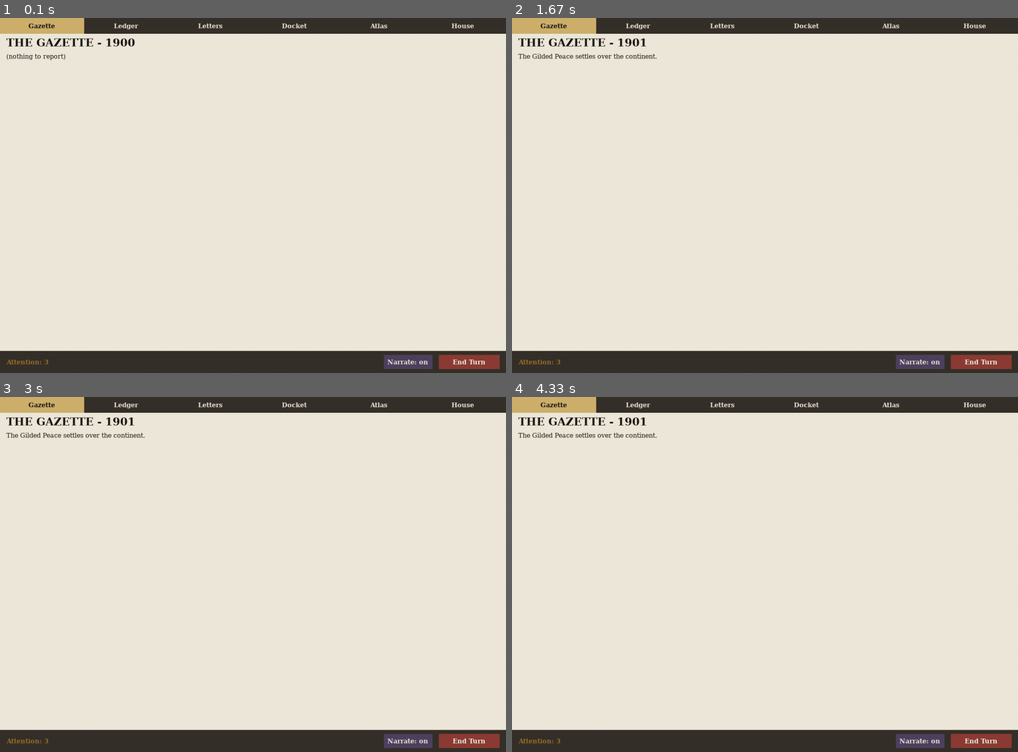
Above: before the commit, frames 1-4 (two rows, left to right).
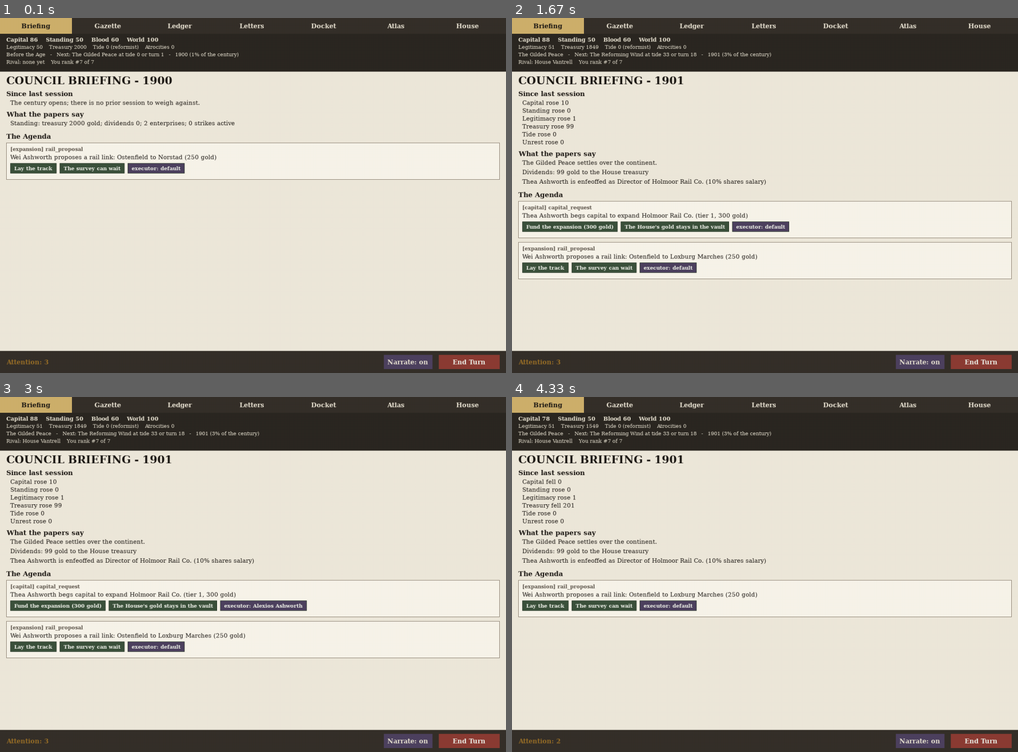
Above: after the commit, the same moments.

Repository: civersen222/Guilded-Age
Game: pygame game, started from gilded/__main__.py
Two runs of this game, one before a commit and one after it. Both use one fixed random seed, a clock stepped at 60 frames per second and the inputs below.
Inputs (mouse positions are in pixels of both pictures, inside the frame that each line leads up to):
- Up to frame 1 (0.1 s): no input
- Up to frame 2 (1.67 s): click (547, 167) at 0.38 s, where only the run after the commit has a clickable "Lay the track"; click "Gazette" at 0.72 s; click (608, 142) at 1.05 s; click "End Turn" at 1.38 s
- Up to frame 3 (3 s): click (247, 606) at 2.72 s, where only the run after the commit has a clickable "executor: default"
- Up to frame 4 (4.33 s): click (598, 610) at 4.05 s

The runs differ from the first frame. In frame 1, 14% of the frame differs, in the area x 0-100%, y 0-46%; in frame 2, 17%; in frame 3, 17%, in the area x 0-100%, y 0-74%; in frame 4, 15%.

Commit message:
feat(gilded): Stage 1 the Frame - live scoreboard read-model, persistent HUD, Council Briefing

Diff:
--- /dev/null
+++ b/gilded/dashboard.py
@@ -0,0 +1,152 @@
+"""Stage 1 read-model (the Frame): the live scoreboard for one House.
+
+`scoreboard(game, house)` computes the four judgment axes, the Tide, the era,
+the treasury/legitimacy, and where the House ranks — all by *reading* the game,
+never mutating it. It reuses `endings._axis_*` so the mid-game meters are the
+exact numbers the final judgment reports. `delta(prev, curr)` diffs two boards
+for the "Since last session" feed. Pure and deterministic: no RNG, no pygame,
+no game mutation. The UI consumes it exactly as it consumes `papers.compose`.
+"""
+
+from __future__ import annotations
+
+from dataclasses import dataclass
+from typing import Dict, Optional
+
+from gilded.chassis import TURN_BUDGET, year_of
+from gilded.endings import (
+    _axis_blood, _axis_capital, _axis_standing, _axis_world)
+from gilded.saga.content.eras import ERAS
+
+AXIS_NAMES = ("capital", "standing", "blood", "world")
+
+
+@dataclass(frozen=True)
+class Scoreboard:
+    year: int
+    turn: int
+    century_pct: float
+    era_idx: int
+    era_title: str
+    next_era: str
+    axes: Dict[str, float]
+    legitimacy: float
+    prestige: float
+    treasury: float
+    tide_level: float
+    tide_phase: str
+    atrocities: float
+    rival_name: Optional[str]
+    rival_axes: Optional[Dict[str, float]]
+    rank: int
+    unrest_avg: float
+
+
+def _axes_for(game, house_name: str) -> Dict[str, float]:
+    return {
+        "capital": _axis_capital(game, house_name),
+        "standing": _axis_standing(game, house_name),
+        "blood": _axis_blood(game, house_name)[0],
+        "world": _axis_world(game, house_name)[0],
+    }
+
+
+def _composite(axes: Dict[str, float]) -> float:
+    return sum(axes[k] for k in AXIS_NAMES) / len(AXIS_NAMES)
+
+
+def _era_fields(game):
+    idx = game.director.age_idx
+    if idx < 0:
+        title = "Before the Age"
+    elif idx < len(ERAS):
+        title = ERAS[idx].title
+    else:
+        title = ERAS[-1].title
+    nxt = idx + 1
+    if 0 <= nxt < len(ERAS):
+        e = ERAS[nxt]
+        hint = f"Next: {e.title} at tide {e.tide:.0f} or turn {e.turn}"
+    else:
+        hint = "the final age"
+    return idx, title, hint
+
+
+def scoreboard(game, house_name: str) -> Scoreboard:
+    axes = _axes_for(game, house_name)
+
+    # Rank all houses by composite (descending), ties broken by name ascending.
+    order = [
+        h for _neg, h in sorted(
+            ((-_composite(_axes_for(game, h)), h) for h in game.houses),
+            key=lambda t: (t[0], t[1]))
+    ]
+    rank = order.index(house_name) + 1
+
+    rival = game.director.rival
+    rival_axes = _axes_for(game, rival) if rival else None
+
+    provs = game.provinces_of(house_name)
+    unrest_avg = (sum(p.unrest for p in provs) / len(provs)) if provs else 0.0
+
+    era_idx, era_title, next_era = _era_fields(game)
+    house = game.houses[house_name]
+    return Scoreboard(
+        year=year_of(game.turn),
+        turn=game.turn,
+        century_pct=max(0.0, min(1.0, game.turn / TURN_BUDGET)),
+        era_idx=era_idx,
+        era_title=era_title,
+        next_era=next_era,
+        axes=axes,
+        legitimacy=game.legitimacy.get(house_name, 0.0),
+        prestige=house.prestige,
+        treasury=house.treasury,
+        tide_level=game.tide.level,
+        tide_phase=game.tide.phase(),
+        atrocities=game.tide.atrocities,
+        rival_name=rival,
+        rival_axes=rival_axes,
+        rank=rank,
+        unrest_avg=unrest_avg,
+    )
+
+
+@dataclass(frozen=True)
+class MetricDelta:
+    change: float
+    direction: int   # -1 fell, 0 flat, +1 rose
+
+
+@dataclass(frozen=True)
+class Delta:
+    first_session: bool
+    axes: Dict[str, MetricDelta]
+    legitimacy: MetricDelta
+    treasury: MetricDelta
+    tide_level: MetricDelta
+    unrest_avg: MetricDelta
+    rank: MetricDelta
+
+
+def _md(prev: float, curr: float) -> MetricDelta:
+    change = curr - prev
+    direction = (change > 0) - (change < 0)
+    return MetricDelta(change, direction)
+
+
+def delta(prev: Optional[Scoreboard], curr: Scoreboard) -> Delta:
+    if prev is None:
+        zero = MetricDelta(0.0, 0)
+        return Delta(True, {k: zero for k in AXIS_NAMES},
+                     zero, zero, zero, zero, zero)
+    return Delta(
+        False,
+        {k: _md(prev.axes[k], curr.axes[k]) for k in AXIS_NAMES},
+        _md(prev.legitimacy, curr.legitimacy),
+        _md(prev.treasury, curr.treasury),
+        _md(prev.tide_level, curr.tide_level),
+        _md(prev.unrest_avg, curr.unrest_avg),
+        # rank is 1 = best; a negative change means standing improved.
+        _md(float(prev.rank), float(curr.rank)),
+    )
--- /dev/null
+++ b/gilded/tests/test_dashboard.py
@@ -0,0 +1,87 @@
+"""Stage 1 read-model: the scoreboard and its turn-over-turn delta."""
+
+import os
+
+os.environ.setdefault("SDL_VIDEODRIVER", "dummy")
+
+from gilded.chassis import GildedGame, TURN_BUDGET
+from gilded.dashboard import Delta, Scoreboard, delta, scoreboard
+from gilded.endings import judge
+
+
+def _game():
+    g = GildedGame(seed=42)
+    h = sorted(g.houses)[0]
+    g.houses[h].is_player = True
+    return g, h
+
+
+def test_scoreboard_fields_in_range():
+    g, h = _game()
+    b = scoreboard(g, h)
+    assert isinstance(b, Scoreboard)
+    for k in ("capital", "standing", "blood", "world"):
+        assert 0.0 <= b.axes[k] <= 100.0
+    assert 0.0 <= b.century_pct <= 1.0
+    assert b.turn == g.turn
+    assert 1 <= b.rank <= len(g.houses)
+    assert b.tide_phase in ("reformist", "socialist", "revolutionary")
+
+
+def test_axes_match_judgment_numbers():
+    # The mid-game meters must be the *same numbers* the final judgment uses.
+    g, h = _game()
+    g.turn = TURN_BUDGET + 1
+    ep = judge(g, h)
+    b = scoreboard(g, h)
+    for k in ("capital", "standing", "blood", "world"):
+        assert abs(b.axes[k] - ep.axes[k]) < 1e-9
+
+
+def test_scoreboard_does_not_mutate_game():
+    g, h = _game()
+    before = (g.turn, g.tide.level, g.tide.atrocities,
+              dict(g.legitimacy),
+              {n: g.houses[n].treasury for n in g.houses})
+    scoreboard(g, h)
+    after = (g.turn, g.tide.level, g.tide.atrocities,
+             dict(g.legitimacy),
+             {n: g.houses[n].treasury for n in g.houses})
+    assert before == after
+
+
+def test_rank_is_a_stable_permutation():
+    g, h = _game()
+    ranks = {n: scoreboard(g, n).rank for n in g.houses}
+    assert sorted(ranks.values()) == list(range(1, len(g.houses) + 1))
+
+
+def test_era_before_the_age_on_fresh_game():
+    # The Director only observes inside end_turn, so a fresh game is pre-Age.
+    g, h = _game()
+    b = scoreboard(g, h)
+    assert b.era_idx == -1
+    assert b.era_title == "Before the Age"
+
+
+def test_delta_first_session_is_zero():
+    g, h = _game()
+    b = scoreboard(g, h)
+    d = delta(None, b)
+    assert isinstance(d, Delta)
+    assert d.first_session
+    assert d.legitimacy.change == 0.0 and d.legitimacy.direction == 0
+    for k in ("capital", "standing", "blood", "world"):
+        assert d.axes[k].change == 0.0 and d.axes[k].direction == 0
+
+
+def test_delta_reports_signed_change():
+    g, h = _game()
+    b0 = scoreboard(g, h)
+    g.end_turn()
+    b1 = scoreboard(g, h)
+    d = delta(b0, b1)
+    assert not d.first_session
+    assert abs(d.tide_level.change - (b1.tide_level - b0.tide_level)) < 1e-9
+    expect = (b1.treasury > b0.treasury) - (b1.treasury < b0.treasury)
+    assert d.treasury.direction == expect
--- a/gilded/tests/test_ui_app.py
+++ b/gilded/tests/test_ui_app.py
@@ -60,3 +60,13 @@
     path = app._quicksave(state)
     assert os.path.exists(path)
     assert state.game.docket_by_house      # the docket is restored after saving
+
+
+def test_end_turn_lands_on_briefing_and_records_prev_board():
+    state = _state()
+    state.view.active_tab = "House"
+    turn = state.game.turn
+    app._apply_action(state, {"end_turn": True})
+    assert state.game.turn == turn + 1
+    assert state.view.active_tab == "Briefing"
+    assert state.view.prev_board is not None
--- a/gilded/tests/test_ui_broadsheet.py
+++ b/gilded/tests/test_ui_broadsheet.py
@@ -17,7 +17,34 @@
 
 
 def test_tabs_shape():
-    assert TABS == ("Gazette", "Ledger", "Letters", "Docket", "Atlas", "House")
+    assert TABS == ("Briefing", "Gazette", "Ledger", "Letters",
+                    "Docket", "Atlas", "House")
+
+
+def test_hud_rides_above_every_tab():
+    g, v = _view()
+    surf = pygame.Surface((1280, 900))
+    for tab in TABS:
+        v.active_tab = tab
+        v.draw(surf)   # the HUD is drawn on every tab; must not crash
+
+
+def test_briefing_is_the_default_view():
+    g, v = _view()
+    assert v.active_tab == "Briefing"
+
+
+def test_briefing_agenda_rules_a_petition():
+    g, v = _view()
+    v.active_tab = "Briefing"
+    surf = pygame.Surface((1280, 900))
+    v.draw(surf)
+    assert v._option_hits, "the briefing surfaces the docket as an Agenda"
+    rect, action = v._option_hits[0]
+    result = v.handle_click(rect.center)
+    assert result is not None and "rule" in result
+    pid, key, exec_id = result["rule"]
+    assert any(p.pid == pid for p in g.docket_by_house[v.house])
 
 
 def test_every_tab_draws_headless():
--- a/gilded/ui/app.py
+++ b/gilded/ui/app.py
@@ -21,6 +21,7 @@
 
 from gilded.ai import _executor_for
 from gilded.chassis import GildedGame
+from gilded.dashboard import scoreboard
 from gilded.docket import rule as docket_rule
 from gilded.saga.narrator import select_narrator
 from gilded.ui.broadsheet import BroadsheetView
@@ -76,7 +77,10 @@
         return
     if action.get("end_turn"):
         if g.game_over is None:
+            pre = scoreboard(g, h)            # the board the council closed on
             g.end_turn()
+            state.view.prev_board = pre       # non-invasive snapshot for the feed
+            state.view.active_tab = "Briefing"
         return
     if "rule" in action:
         pid, option_key, exec_id = action["rule"]
--- a/gilded/ui/broadsheet.py
+++ b/gilded/ui/broadsheet.py
@@ -1,10 +1,14 @@
-"""The broadsheet screens (mission G22): the century read as a newspaper.
-
-BroadsheetView renders one House's world across six tabs. The paper tabs
-(Gazette, Ledger, Letters) set papers.compose() in wrapped serif columns; the
-Docket tab lays each petition out as a card with option buttons, an executor
-cycle, and the attention still in hand; the Atlas tab hands off to atlas_view;
-the House tab shows the court and the standing of the realm.
+"""The broadsheet screens (mission G22, Stage 1 reframe): the century read as a
+newspaper, now fronted by a persistent scoreboard HUD and a Council briefing.
+
+BroadsheetView renders one House's world across seven tabs. A HUD strip (the
+Stage 1 read-model) rides above every tab so the four axes, the Tide, the era,
+and the House's rank are always on screen. The Briefing tab is the landing view
+each turn: the "Since last session" delta feed, the turn's papers, and the
+docket surfaced as an Agenda. The paper tabs (Gazette, Ledger, Letters) set
+papers.compose() in wrapped serif columns; the Docket tab and the Agenda share
+one petition-card renderer; the Atlas tab hands off to atlas_view; the House tab
+shows the court and the standing of the realm.
 
 The view is a CLIENT. handle_click() never touches the game - it returns an
 action dict (or None) and lets app.py apply it. Executor cycling is the one
@@ -18,14 +22,16 @@
 
 import pygame
 
+from gilded.dashboard import delta, scoreboard
 from gilded.papers import compose
 from gilded.saga.narrator import NarratorTemplated
 from gilded.ui.atlas_view import (
     OCEAN_COLOR, draw_atlas, pick_province, province_panel_lines)
 
-TABS = ("Gazette", "Ledger", "Letters", "Docket", "Atlas", "House")
+TABS = ("Briefing", "Gazette", "Ledger", "Letters", "Docket", "Atlas", "House")
 
 TAB_H = 40
+HUD_H = 96
 BOTTOM_H = 56
 PAD = 16
 
@@ -35,6 +41,8 @@
 TAB_BG = (54, 48, 42)
 TAB_ACTIVE = (206, 176, 108)
 TAB_TEXT = (232, 226, 210)
+HUD_BG = (44, 40, 34)
+HUD_INK = (232, 226, 210)
 CARD_BG = (248, 244, 234)
 CARD_EDGE = (120, 108, 92)
 BUTTON_BG = (60, 82, 60)
@@ -84,6 +92,9 @@
         self.narrate_on = True
         self.active_tab = TABS[0]
         self.selected_pid: Optional[int] = None
+        # the previous turn's board, retained by app.py across end_turn so the
+        # briefing can show "since last session"; None means first session.
+        self.prev_board = None
         # per-petition executor choice: an index into that card's candidate
         # list, where index 0 means "let the game pick the seat's default".
         self._exec_idx: Dict[int, int] = {}
@@ -120,9 +131,12 @@
         self._option_hits = []
         self._exec_hits = []
         surface.fill(PAPER_BG)
-        content = pygame.Rect(0, TAB_H, self._w, self._h - TAB_H - BOTTOM_H)
-
-        if self.active_tab == "Atlas":
+        content = pygame.Rect(0, TAB_H + HUD_H, self._w,
+                              self._h - TAB_H - HUD_H - BOTTOM_H)
+
+        if self.active_tab == "Briefing":
+            self._draw_briefing(surface, content)
+        elif self.active_tab == "Atlas":
             self._draw_atlas(surface)
         elif self.active_tab in ("Gazette", "Ledger", "Letters"):
             self._draw_paper(surface, content)
@@ -132,6 +146,7 @@
             self._draw_house(surface, content)
 
         self._draw_tab_bar(surface)
+        self._draw_hud(surface)
         self._draw_bottom_bar(surface)
 
     def _draw_tab_bar(self, surface) -> None:
@@ -148,6 +163,36 @@
                                 INK if name == self.active_tab else TAB_TEXT)
             surface.blit(label, (rect.centerx - label.get_width() / 2,
                                  rect.centery - label.get_height() / 2))
+
+    def _draw_hud(self, surface) -> None:
+        b = scoreboard(self.game, self.house)
+        y0 = TAB_H
+        pygame.draw.rect(surface, HUD_BG, (0, y0, self._w, HUD_H))
+        strong = _font(16, bold=True)
+        fs = _font(15)
+        line_h = fs.get_height() + 3
+        x = PAD
+        y = y0 + 6
+        axis_str = "    ".join(
+            f"{name.capitalize()} {b.axes[name]:.0f}"
+            for name in ("capital", "standing", "blood", "world"))
+        surface.blit(strong.render(axis_str, True, HUD_INK), (x, y))
+        y += line_h
+        surface.blit(fs.render(
+            f"Legitimacy {b.legitimacy:.0f}    Treasury {b.treasury:.0f}    "
+            f"Tide {b.tide_level:.0f} ({b.tide_phase})    "
+            f"Atrocities {b.atrocities:.0f}", True, HUD_INK), (x, y))
+        y += line_h
+        surface.blit(fs.render(
+            f"{b.era_title}   -   {b.next_era}   -   "
+            f"{b.year} ({b.century_pct * 100:.0f}% of the century)",
+            True, HUD_INK), (x, y))
+        y += line_h
+        rival = (f"Rival: House {b.rival_name}" if b.rival_name
+                 else "Rival: none yet")
+        surface.blit(fs.render(
+            f"{rival}    You rank #{b.rank} of {len(self.game.houses)}",
+            True, HUD_INK), (x, y))
 
     def _draw_bottom_bar(self, surface) -> None:
         y = self._h - BOTTOM_H
@@ -171,33 +216,74 @@
         surface.blit(et, (rect.centerx - et.get_width() / 2,
                           rect.centery - et.get_height() / 2))
 
-    def _draw_paper(self, surface, content: pygame.Rect) -> None:
+    # --- the Council briefing ------------------------------------------------
+
+    def _delta_lines(self, d, board) -> List[str]:
+        if d.first_session:
+            return ["The century opens; there is no prior "
+                    "session to weigh against."]
+        out: List[str] = []
+
+        def cue(md):
+            return "rose" if md.direction > 0 else "fell"
+
+        for name in ("capital", "standing", "blood", "world"):
+            md = d.axes[name]
+            if md.direction:
+                out.append(f"{name.capitalize()} {cue(md)} {abs(md.change):.0f}")
+        pairs = (("Legitimacy", d.legitimacy), ("Treasury", d.treasury),
+                 ("Tide", d.tide_level), ("Unrest", d.unrest_avg))
+        for label, md in pairs:
+            if md.direction:
+                out.append(f"{label} {cue(md)} {abs(md.change):.0f}")
+        if d.rank.direction:
+            moved = "improved" if d.rank.change < 0 else "slipped"
+            out.append(f"Your standing {moved} to rank #{board.rank}")
+        if not out:
+            out.append("A quiet turn; nothing of note moved.")
+        return out
+
+    def _draw_briefing(self, surface, content: pygame.Rect) -> None:
+        board = scoreboard(self.game, self.house)
+        d = delta(self.prev_board, board)
+        title = _font(30, bold=True).render(
+            f"COUNCIL BRIEFING - {board.year}", True, INK)
+        surface.blit(title, (PAD, content.y + 6))
+        y = content.y + 6 + title.get_height() + 8
+        head = _font(19, bold=True)
+        body = _font(17)
+        width = content.width - 2 * PAD
+
+        surface.blit(head.render("Since last session", True, INK), (PAD, y))
+        y += head.get_height() + 4
+        for line in self._delta_lines(d, board):
+            surface.blit(body.render(line, True, INK), (PAD + 10, y))
+            y += body.get_height() + 2
+        y += 8
+
         report = compose(self.game, self.house)
-        if self.narrate_on and self.active_tab == "Gazette":
-            report = self.narrator.render(report, self.game.director, self.game)
-        items = {"Gazette": report.gazette, "Ledger": report.ledger,
-                 "Letters": report.letters}[self.active_tab]
-        head = _font(30, bold=True).render(
-            f"THE {self.active_tab.upper()} - {report.year}", True, INK)
-        surface.blit(head, (PAD, content.y + 6))
-        body = _font(18)
-        y = content.y + 6 + head.get_height() + 10
-        width = content.width - 2 * PAD
-        if not items:
-            items = ["(nothing to report)"]
-        for item in items:
-            for line in _wrap(item, body, width):
-                if y > content.bottom - 20:
-                    return
-                surface.blit(body.render(line, True, INK), (PAD, y))
-                y += body.get_height() + 2
-            y += 6
-
-    def _draw_docket(self, surface, content: pygame.Rect) -> None:
+        events = report.gazette[:2] + report.ledger[:2] + report.letters[:1]
+        if events:
+            surface.blit(head.render("What the papers say", True, INK), (PAD, y))
+            y += head.get_height() + 4
+            for ev in events:
+                for line in _wrap(ev, body, width - 10):
+                    if y > content.bottom - 170:
+                        break
+                    surface.blit(body.render(line, True, INK), (PAD + 10, y))
+                    y += body.get_height() + 2
+                y += 4
+        y += 8
+
+        surface.blit(head.render("The Agenda", True, INK), (PAD, y))
+        y += head.get_height() + 6
+        self._draw_petition_cards(surface, content, y)
+
+    # --- shared petition renderer (Docket + Agenda) --------------------------
+
+    def _draw_petition_cards(self, surface, content: pygame.Rect,
+                             y: int) -> None:
         petitions = self.game.docket_by_house.get(self.house, [])
-        title = _font(30, bold=True).render("THE DOCKET", True, INK)
-        surface.blit(title, (PAD, content.y + 6))
-        y = content.y + 6 + title.get_height() + 10
         body = _font(17)
         small = _font(15, bold=True)
         width = content.width - 2 * PAD
@@ -230,7 +316,8 @@
                     (brect, ("rule", p.pid, opt.key, exec_id)))
                 bx += bw + 8
             ex = self._chosen_executor(p.pid)
-            ex_name = "executor: default" if ex is None else f"executor: {ex.name}"
+            ex_name = ("executor: default" if ex is None
+                       else f"executor: {ex.name}")
             elabel = small.render(ex_name, True, BUTTON_TEXT)
             erect = pygame.Rect(bx, hy + 4, elabel.get_width() + 20, 26)
             pygame.draw.rect(surface, EXEC_BG, erect)
@@ -239,6 +326,34 @@
             self._exec_hits.append((erect, p.pid))
             y += card_h + 10
 
+    def _draw_paper(self, surface, content: pygame.Rect) -> None:
+        report = compose(self.game, self.house)
+        if self.narrate_on and self.active_tab == "Gazette":
+            report = self.narrator.render(report, self.game.director, self.game)
+        items = {"Gazette": report.gazette, "Ledger": report.ledger,
+                 "Letters": report.letters}[self.active_tab]
+        head = _font(30, bold=True).render(
+            f"THE {self.active_tab.upper()} - {report.year}", True, INK)
+        surface.blit(head, (PAD, content.y + 6))
+        body = _font(18)
+        y = content.y + 6 + head.get_height() + 10
+        width = content.width - 2 * PAD
+        if not items:
+            items = ["(nothing to report)"]
+        for item in items:
+            for line in _wrap(item, body, width):
+                if y > content.bottom - 20:
+                    return
+                surface.blit(body.render(line, True, INK), (PAD, y))
+                y += body.get_height() + 2
+            y += 6
+
+    def _draw_docket(self, surface, content: pygame.Rect) -> None:
+        title = _font(30, bold=True).render("THE DOCKET", True, INK)
+        surface.blit(title, (PAD, content.y + 6))
+        y = content.y + 6 + title.get_height() + 10
+        self._draw_petition_cards(surface, content, y)
+
     def _draw_atlas(self, surface) -> None:
         surface.fill(OCEAN_COLOR)
         self._atlas_polys = draw_atlas(surface, self.game, self.selected_pid)
@@ -250,7 +365,7 @@
         font = _font(16)
         w = max(font.size(l)[0] for l in lines) + 2 * PAD
         h = len(lines) * (font.get_height() + 2) + 2 * PAD
-        rect = pygame.Rect(self._w - w - PAD, TAB_H + PAD, w, h)
+        rect = pygame.Rect(self._w - w - PAD, TAB_H + HUD_H + PAD, w, h)
         panel = pygame.Surface(rect.size)
         panel.set_alpha(225)
         panel.fill((18, 16, 14))
@@ -298,7 +413,7 @@
             return {"end_turn": True}
         if self._narrate_rect is not None and self._narrate_rect.collidepoint(pos):
             return {"toggle_narrate": True}
-        if self.active_tab == "Docket":
+        if self.active_tab in ("Docket", "Briefing"):
             for rect, pid in self._exec_hits:
                 if rect.collidepoint(pos):
                     cands = self._candidates(pid)
